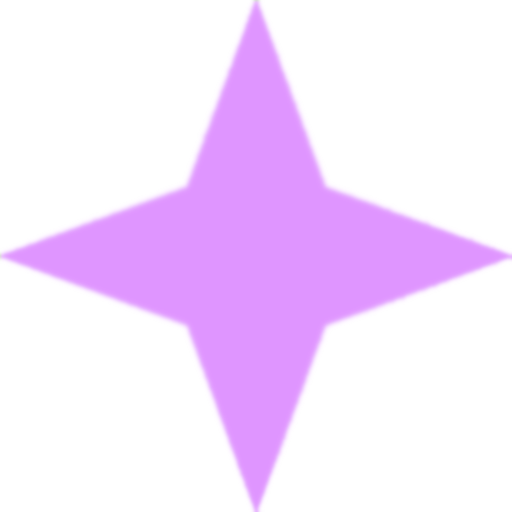
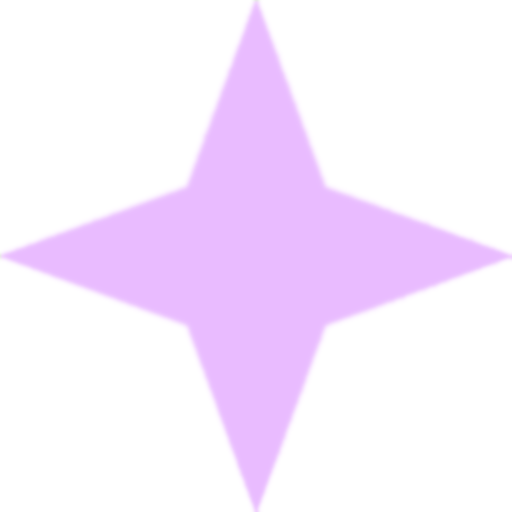
Before/after of a 512px x 512px layered artwork. What changed in the layer stack:
pixels changed over [0, 0, 512, 512] (layer not identified)
